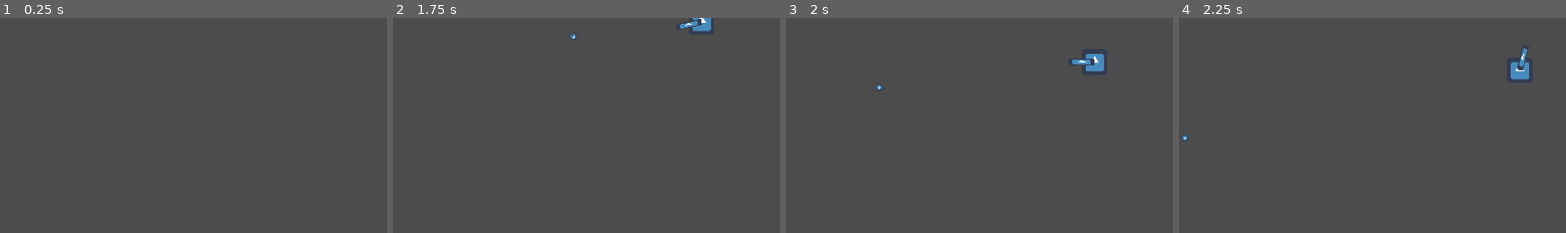
Above: before the commit, frames 1-4 (left to right).
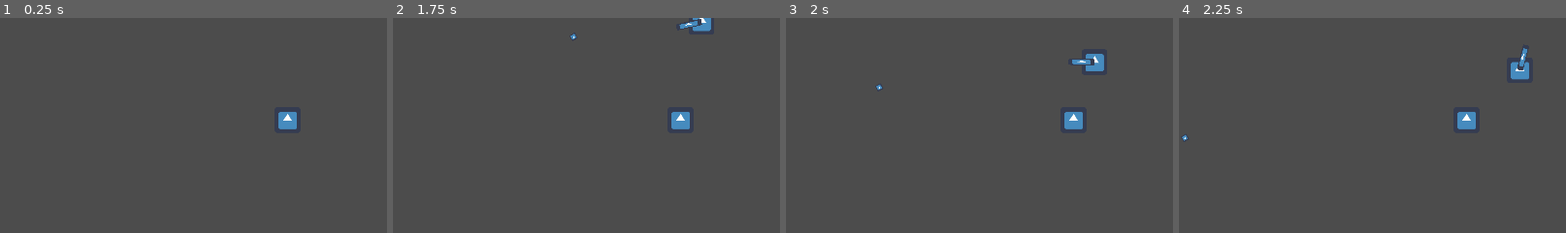
Above: after the commit, the same moments.

Repository: OctoMeep/senior-project
Game: Godot game, scene res://Level.tscn
Same seed, same stepped clock (60 frames per second), same inputs: the game is played once before the commit and once after it. The engine's default icon, where the game draws it, is replaced by a stand-in: a white triangle on a blue panel in a dark square.
Inputs (mouse positions are % of the whole screen's width and height, from its top left):
- Up to frame 1 (0.25 s): no input
- Up to frame 2 (1.75 s): tap Enter at 0.5 s; move the mouse to (72, 46) at 0.52 s; press the mouse at (72, 46) at 0.53 s; hold D (move_right) 0.53-1.28 s; move the mouse to (30, 56) at 1.27 s; release the mouse at (30, 56) at 1.28 s; hold S (move_down) from 1.28 s (still down); click (30, 56) at 1.35 s
- Up to frame 3 (2 s): keep holding S (move_down)
- Up to frame 4 (2.25 s): move the mouse to (60, 28) at 2.02 s; release S (move_down) at 2.03 s; press the mouse at (60, 28) at 2.03 s; hold D (move_right) from 2.03 s (still down)
The pictures show only the part of the screen within x 12-62%, y 46-96%; the shares and areas given below are measured in that part.

The runs differ from the first frame. In frame 1, 0.4% of the frame differs, in the area x 71-77%, y 43-52%; in frame 2, 0.4%; in frame 3, 0.4%; in frame 4, 0.4%.

Commit message:
Add basic enemy

Diff:
--- a/Bullet.gd
+++ b/Bullet.gd
@@ -2,6 +2,8 @@
 
 
 var speed = 800
+var target = "enemy"
+var damage = 1
 
 # Called when the node enters the scene tree for the first time.
 func _ready():
@@ -9,3 +11,9 @@
 
 func _physics_process(delta):
 	position += Vector2.RIGHT.rotated(rotation) * speed * delta
+
+
+func _on_Area2D_body_entered(body):
+	if body.is_in_group(target):
+		body.hit(damage)
+		queue_free()
--- a/Bullet.tscn
+++ b/Bullet.tscn
@@ -27,3 +27,4 @@
 position = Vector2( -1.19209e-07, -9.53674e-07 )
 scale = Vector2( 0.25, 0.25 )
 frames = SubResource( 2 )
+[connection signal="body_entered" from="." to="." method="_on_Area2D_body_entered"]
--- /dev/null
+++ b/Enemy.gd
@@ -0,0 +1,23 @@
+extends KinematicBody2D
+
+var max_health = 10
+var health = 10
+var contact_dmg = 1
+
+func _ready():
+	pass # Replace with function body.
+
+
+func _process(delta):
+	for i in get_slide_count():
+		var collision = get_slide_collision(i)
+		if (collision.collider.is_in_group("player")):
+			collision.collider.hit(contact_dmg)
+
+func hit(damage):
+	health -= damage
+	if health <= 0:
+		die()
+
+func die():
+	queue_free()
--- /dev/null
+++ b/Enemy.tscn
@@ -0,0 +1,29 @@
+[gd_scene load_steps=5 format=2]
+
+[ext_resource path="res://icon.png" type="Texture" id=1]
+[ext_resource path="res://Enemy.gd" type="Script" id=2]
+
+[sub_resource type="SpriteFrames" id=1]
+animations = [ {
+"frames": [ ExtResource( 1 ) ],
+"loop": true,
+"name": "default",
+"speed": 5.0
+} ]
+
+[sub_resource type="RectangleShape2D" id=2]
+extents = Vector2( 32, 32 )
+
+[node name="Enemy" type="KinematicBody2D" groups=[
+"enemy",
+]]
+script = ExtResource( 2 )
+__meta__ = {
+"_edit_group_": true
+}
+
+[node name="AnimatedSprite" type="AnimatedSprite" parent="."]
+frames = SubResource( 1 )
+
+[node name="CollisionShape2D" type="CollisionShape2D" parent="."]
+shape = SubResource( 2 )
--- a/Level.tscn
+++ b/Level.tscn
@@ -1,8 +1,12 @@
-[gd_scene load_steps=2 format=2]
+[gd_scene load_steps=3 format=2]
 
 [ext_resource path="res://Player.tscn" type="PackedScene" id=1]
+[ext_resource path="res://Enemy.tscn" type="PackedScene" id=2]
 
 [node name="Main" type="Node"]
 
 [node name="Player" parent="." instance=ExtResource( 1 )]
 position = Vector2( 690.281, 320.157 )
+
+[node name="Enemy" parent="." instance=ExtResource( 2 )]
+position = Vector2( 938.263, 743.948 )
--- a/Player.gd
+++ b/Player.gd
@@ -2,6 +2,8 @@
 
 export var speed: int
 var screen_size
+export var max_health = 10
+var health = max_health
 
 func _ready():
 	screen_size = get_viewport_rect().size
@@ -18,6 +20,18 @@
 	if Input.is_action_pressed("move_down"):
 		velocity.y += 1
 
-	position += velocity.normalized() * speed * delta
+	move_and_slide(velocity.normalized() * speed)
 	position.x = clamp(position.x, 0, screen_size.x)
 	position.y = clamp(position.y, 0, screen_size.y)
+	for i in get_slide_count():
+		var collision = get_slide_collision(i)
+		if (collision.collider.is_in_group("enemy")):
+			hit(collision.collider.contact_dmg)
+
+func hit(damage):
+	health -= damage
+	if health <= 0:
+		die()
+
+func die():
+	get_tree().quit(0)
--- a/Player.tscn
+++ b/Player.tscn
@@ -15,7 +15,9 @@
 "speed": 5.0
 } ]
 
-[node name="Player" type="KinematicBody2D"]
+[node name="Player" type="KinematicBody2D" groups=[
+"player",
+]]
 script = ExtResource( 2 )
 __meta__ = {
 "_edit_group_": true
--- a/Weapon.gd
+++ b/Weapon.gd
@@ -2,6 +2,7 @@
 
 export (PackedScene) var Bullet
 export var bullet_speed = 1000
+export var bullet_damage = 1
 
 func _ready():
 	pass # Replace with function body.
@@ -12,8 +13,13 @@
 	$AnimatedSprite.flip_v = rotation > PI / 2 and rotation < 3 * PI / 2
 	if Input.is_action_pressed("shoot") and $ShootTimer.is_stopped():
 		$ShootTimer.start()
-		var bullet = Bullet.instance()
-		bullet.position = global_position
-		bullet.rotation = rotation
-		bullet.speed = bullet_speed
-		get_tree().get_current_scene().add_child(bullet)
+		shoot()
+
+func shoot():
+	var bullet = Bullet.instance()
+	bullet.position = global_position
+	bullet.rotation = rotation
+	bullet.speed = bullet_speed
+	bullet.target = "enemy"
+	bullet.damage = bullet_damage
+	get_tree().get_current_scene().add_child(bullet)
